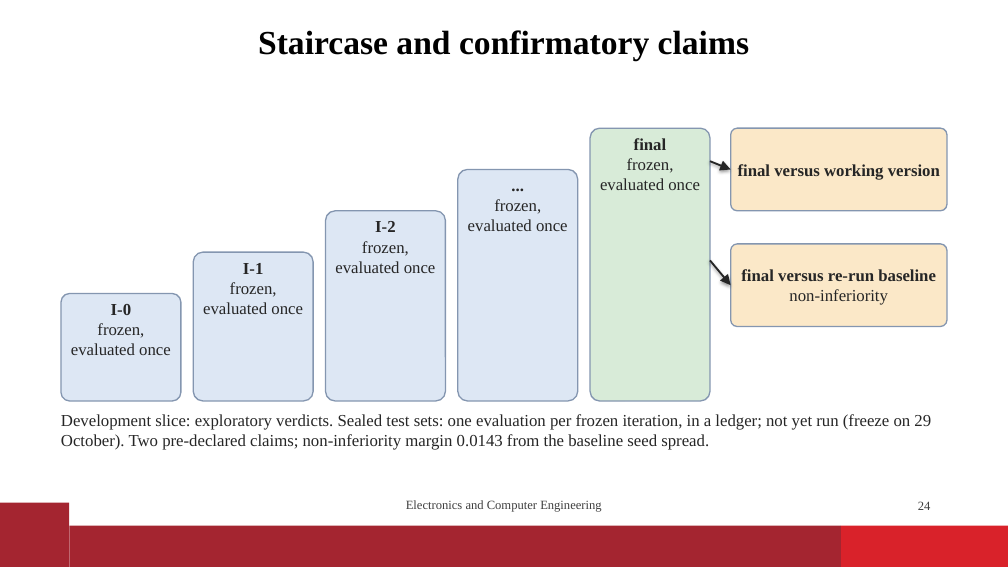
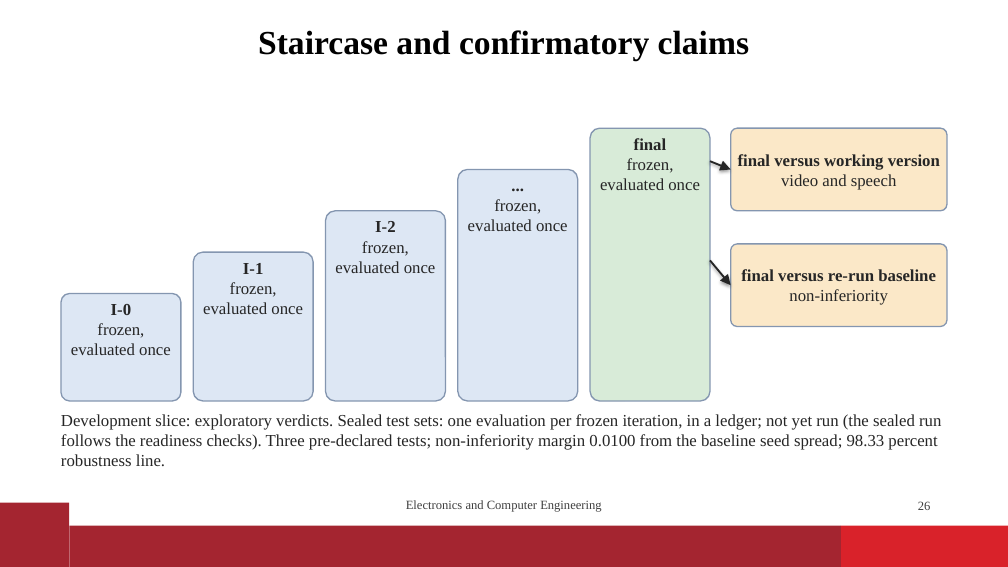
Before and after one commit to vaibhavshiroorkar/deepfake-detection, a slide deck: slide 26 of slides/DeepFake_Detection_Presentation.pptx (slide 24 before the commit). Drawn at 1008x567 pixels with LibreOffice and Linux fonts; fonts in the diff are those of the drawing; background and template pictures are left out. Boxes give left, top, right and bottom in pixels: in the first picture for what was removed or moved away, otherwise in the second. Text is boxed around its words. In the diff, an @@ line names an element or a change of style, - is before the commit and + after.

Commit message:
paper,report,slides: I-1b, I-1c, E-013b baseline, three tests with robustness line, M-005; figures fig03, fig04, fig08 updated; readiness tools

```diff
--- a/slides/DeepFake_Detection_Presentation.pptx
+++ b/slides/DeepFake_Detection_Presentation.pptx
@@ text in rounded rectangle at box(781, 174, 897, 190): paragraph added @@
+video and speech
@@ text at box(61, 414, 941, 466): text changed @@
-Development slice: exploratory verdicts. Sealed test sets: one evaluation per frozen iteration, in a ledger; not yet run (freeze on 29 October). Two pre-declared claims; non-inferiority margin 0.0143 from the baseline seed spread.
+Development slice: exploratory verdicts. Sealed test sets: one evaluation per frozen iteration, in a ledger; not yet run (the sealed run follows the readiness checks). Three pre-declared tests; non-inferiority margin 0.0100 from the baseline seed spread; 98.33 percent robustness line.
@@ page number at box(918, 501, 931, 510): text changed @@
-24
+26
```
Also in this commit, not shown: 7 other slides changed, 2 slides added, 25 other files.
